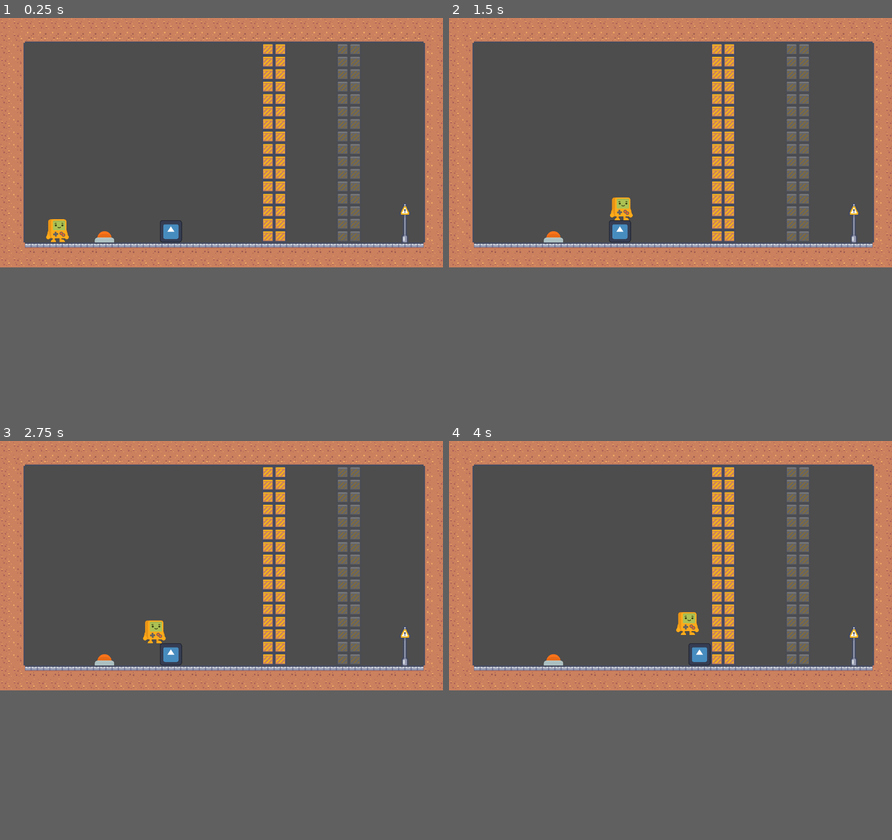
Above: before the commit, frames 1-4 (two rows, left to right).
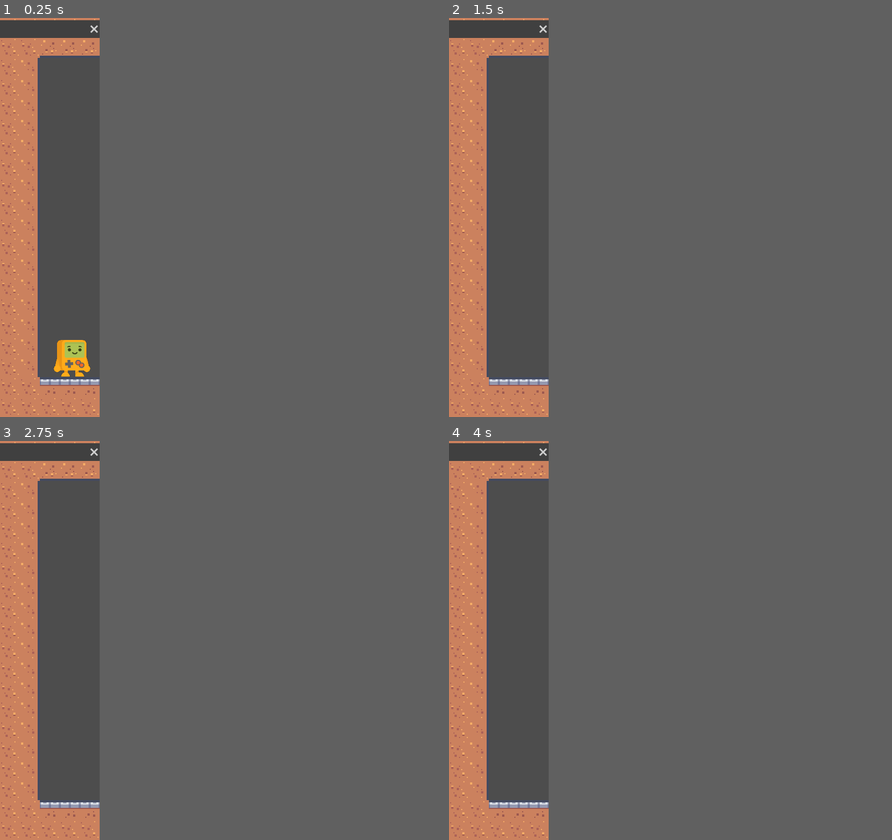
Above: after the commit, the same moments.

Repository: LRFLEW/Halcyon2023
Game: Godot game, scene res://level2.tscn
Same seed, same stepped clock (60 frames per second), same inputs: the game is played once before the commit and once after it. Before the commit the project starts from res://level1.tscn. The engine's default icon, where the game draws it, is replaced by a stand-in: a white triangle on a blue panel in a dark square.
Inputs:
- Up to frame 1 (0.25 s): no input
- Up to frame 2 (1.5 s): tap Enter (ui_accept) at 0.5, 0.77 s; hold Right (ui_right) from 0.53 s (still down)
- Up to frame 3 (2.75 s): tap Enter (ui_accept) at 1.52 s; release Right (ui_right) at 2.03 s; hold Left (ui_left) from 2.03 s (still down)
- Up to frame 4 (4 s): release Left (ui_left) at 2.78 s; hold Right (ui_right) from 2.78 s (still down); tap Enter (ui_accept) at 3.02, 3.77 s
In our replay, the window is 800x450 before the commit and 180x720 after it. These sizes can differ from the game's own. Grey fills any space a smaller window leaves; there, only what the larger window draws over its background counts as a difference.

The runs differ from the first frame. In frame 1, 24% of the frame differs, in the area x 0-100%, y 0-100%; in frame 2, 24%; in frame 3, 24%; in frame 4, 24%.

Commit message:
Fix some bugs

Diff:
--- a/Main.gd
+++ b/Main.gd
@@ -13,10 +13,12 @@
 func _ready():
 	var win := get_window()
 	screen_origin = win.position
-	win.position -= start_pos
+	win.position += start_pos
 	win.size = start_size
 	win.canvas_cull_mask = 1
 
 func _process(delta):
+	if get_window().mode != Window.MODE_WINDOWED:
+		get_window().mode = Window.MODE_WINDOWED
 	var newpos : Vector2 = get_window().position
 	camera.position = newpos - screen_origin
--- a/SecondaryWindow.gd
+++ b/SecondaryWindow.gd
@@ -7,13 +7,14 @@
 
 func _ready():
 	close_requested.connect(handle_close)
-	var root := get_tree().get_root()
-	world_2d = root.world_2d
-	position = root.position + start_pos
+	world_2d = get_tree().get_root().world_2d
+	position += start_pos
 	size = start_size
 	canvas_cull_mask = 1
 
 func _process(delta):
+	if mode != Window.MODE_WINDOWED:
+		mode = Window.MODE_WINDOWED
 	camera.position = Vector2(position) - Main.screen_origin
 
 func handle_close():
--- a/level1.tscn
+++ b/level1.tscn
@@ -356,6 +356,7 @@
 borderless = true
 always_on_top = true
 transparent = true
+mouse_passthrough = true
 script = ExtResource("5_m7r4a")
 track = NodePath("../Box")
 
@@ -387,6 +388,7 @@
 borderless = true
 always_on_top = true
 transparent = true
+mouse_passthrough = true
 script = ExtResource("5_m7r4a")
 track = NodePath("../Player")
 layer = 2
--- a/level2.tscn
+++ b/level2.tscn
@@ -319,6 +319,7 @@
 borderless = true
 always_on_top = true
 transparent = true
+mouse_passthrough = true
 script = ExtResource("9_k24ty")
 track = NodePath("../Player")
 layer = 2
@@ -327,6 +328,8 @@
 anchor_mode = 0
 
 [node name="GoalWindow" type="Window" parent="."]
+initial_position = 1
+size = Vector2i(1280, 720)
 script = ExtResource("7_1qvpd")
 start_pos = Vector2i(1100, 0)
 start_size = Vector2i(180, 720)
--- a/project.godot
+++ b/project.godot
@@ -11,7 +11,7 @@
 [application]
 
 config/name="Halcyon2023"
-run/main_scene="res://level1.tscn"
+run/main_scene="res://level2.tscn"
 config/features=PackedStringArray("4.1", "GL Compatibility")
 config/icon="res://icon.svg"
 
Not shown, changed: export_presets.cfg
